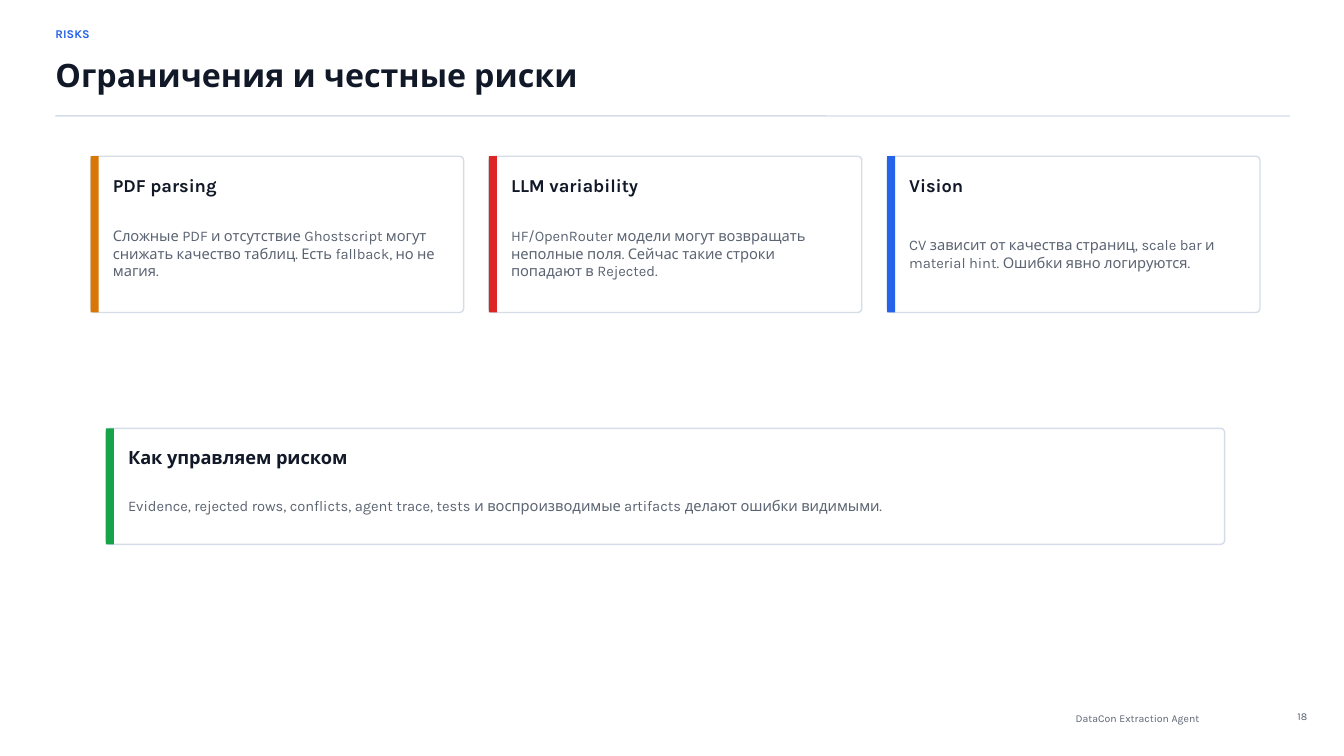
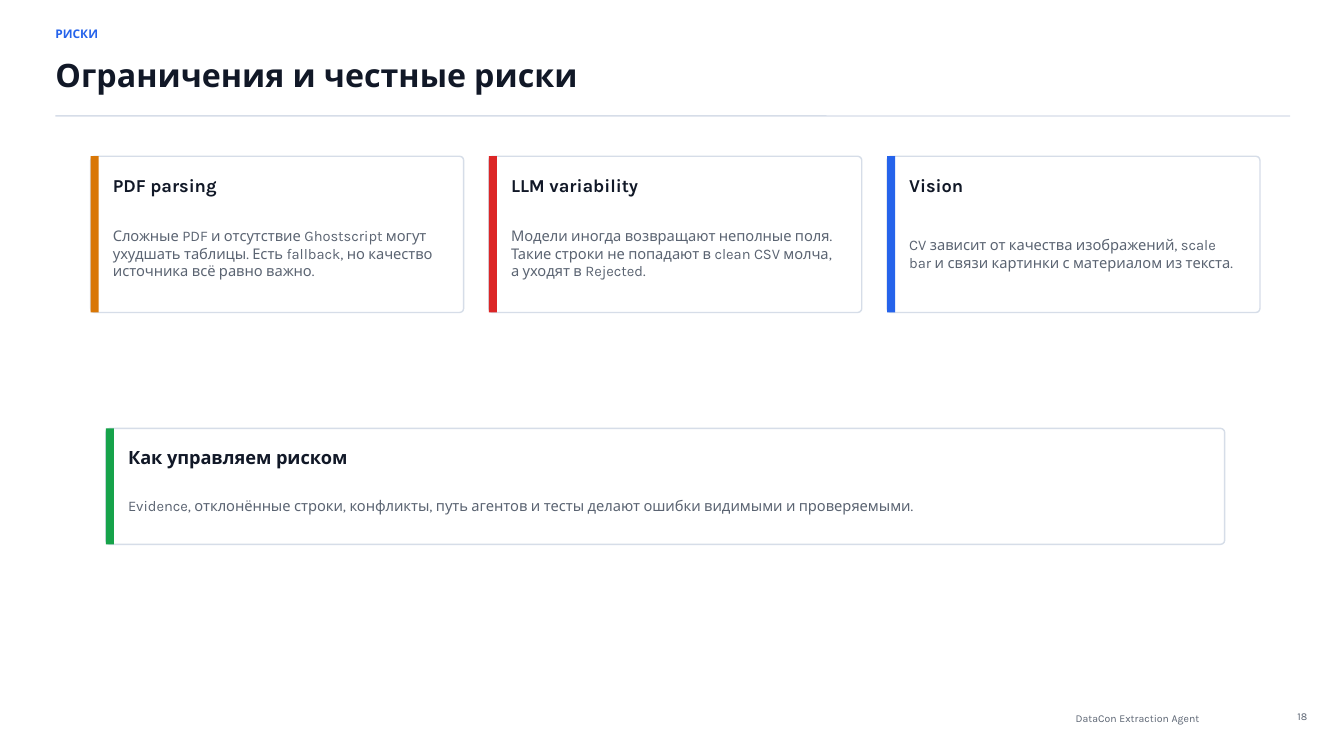
Before and after one commit to Aillight/DATACON-Million-miles-of-SMILES, a slide deck: slide 18 of presentation/DataCon_Extraction_Agent_Presentation.pptx. Drawn at 1344x756 pixels with LibreOffice and Linux fonts; fonts in the diff are those of the drawing. Boxes give left, top, right and bottom in pixels: in the first picture for what was removed or moved away, otherwise in the second. Text is boxed around its words. In the diff, an @@ line names an element or a change of style, - is before the commit and + after.

```diff
--- a/presentation/DataCon_Extraction_Agent_Presentation.pptx
+++ b/presentation/DataCon_Extraction_Agent_Presentation.pptx
@@ text at bbox=[55, 29, 98, 38]: text changed @@
-RISKS
+РИСКИ
@@ text at bbox=[113, 230, 432, 280]: text changed @@
-Сложные PDF и отсутствие Ghostscript могут снижать качество таблиц. Есть fallback, но не магия.
+Сложные PDF и отсутствие Ghostscript могут ухудшать таблицы. Есть fallback, но качество источника всё равно важно.
@@ text at bbox=[511, 230, 830, 280]: text changed @@
-HF/OpenRouter модели могут возвращать неполные поля. Сейчас такие строки попадают в Rejected.
+Модели иногда возвращают неполные поля. Такие строки не попадают в clean CSV молча, а уходят в Rejected.
@@ text at bbox=[909, 239, 1231, 272]: text changed @@
-CV зависит от качества страниц, scale bar и material hint. Ошибки явно логируются.
+CV зависит от качества изображений, scale bar и связи картинки с материалом из текста.
@@ text at bbox=[128, 500, 911, 515]: text changed @@
-Evidence, rejected rows, conflicts, agent trace, tests и воспроизводимые artifacts делают ошибки видимыми.
+Evidence, отклонённые строки, конфликты, путь агентов и тесты делают ошибки видимыми и проверяемыми.
```
Also in this commit, not shown: 19 other slides changed, 1 other file.
